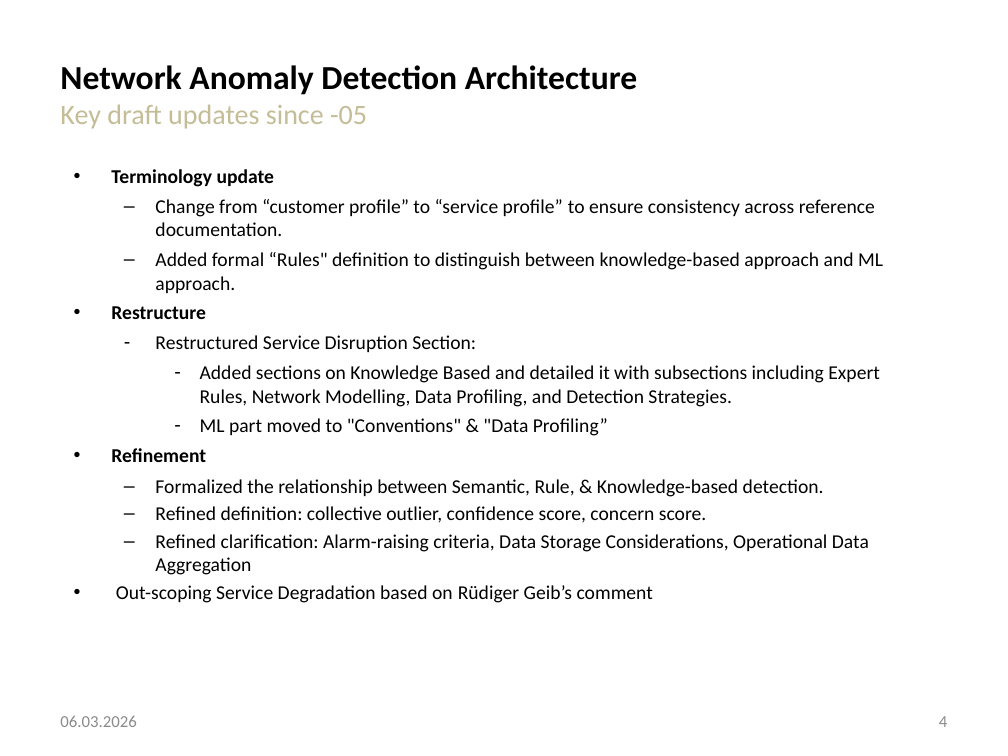
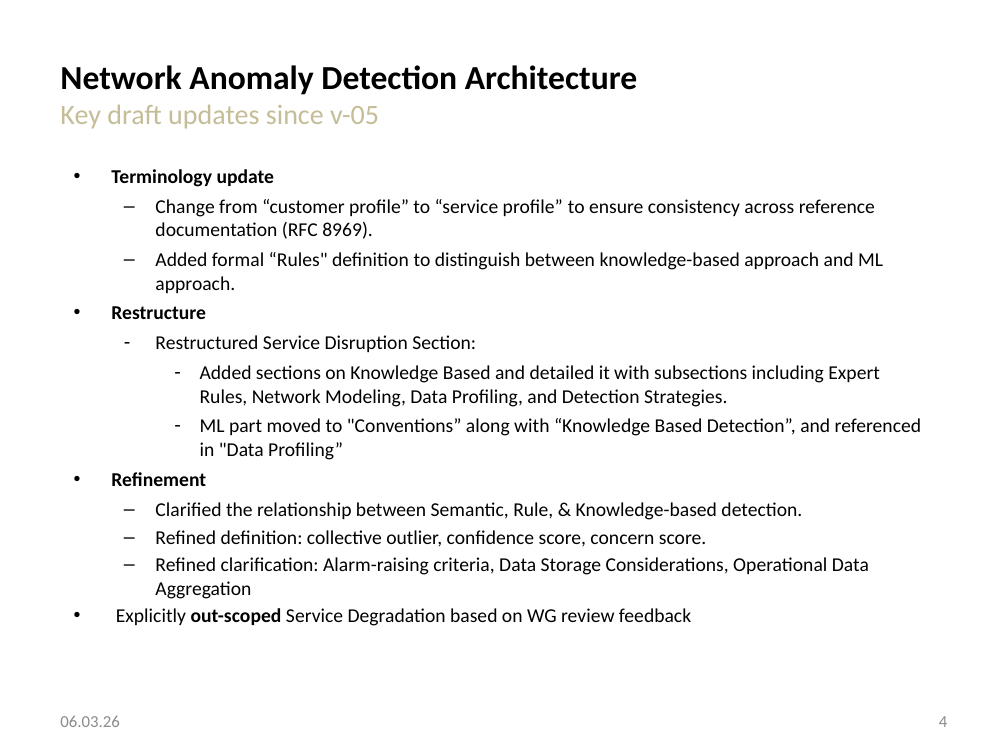
Before and after one commit to network-analytics/ietf-network-analytics-document-status, a slide deck: slide 4 of 125/NMOP/draft-ietf-nmop-network-anomaly-architecture-semantics-lifecycle.pptx. Drawn at 1008x756 pixels with LibreOffice and Linux fonts; fonts in the diff are those of the drawing. Boxes give left, top, right and bottom in pixels: in the first picture for what was removed or moved away, otherwise in the second. Text is boxed around its words. In the diff, an @@ line names an element or a change of style, - is before the commit and + after.

Commit message:
update network-anomaly-architecture-semantics-lifecycle slide deck

```diff
--- a/125/NMOP/draft-ietf-nmop-network-anomaly-architecture-semantics-lifecycle.pptx
+++ b/125/NMOP/draft-ietf-nmop-network-anomaly-architecture-semantics-lifecycle.pptx
@@ title at (60, 65, 637, 129): text changed @@
-Network Anomaly Detection Architecture
-Key draft updates since -05
+Network Anomaly Detection Architecture
+Key draft updates since v-05
@@ text at (155, 199, 875, 239): text changed @@
-  – Change from “customer profile” to “service profile” to ensure consistency across reference documentation.
+  – Change from “customer profile” to “service profile” to ensure consistency across reference documentation (RFC 8969).
@@ text at (200, 365, 921, 460): text changed @@
-    – Added sections on Knowledge Based and detailed it with subsections including Expert Rules, Network Modelling, Data Profiling, and Detection Strategies.
-    – ML part moved to "Conventions" & "Data Profiling”
+    – Added sections on Knowledge Based and detailed it with subsections including Expert Rules, Network Modeling, Data Profiling, and Detection Strategies.
+    – ML part moved to "Conventions” along with “Knowledge Based Detection”, and referenced in "Data Profiling”
@@ text at (155, 502, 802, 520): text changed @@
-  – Formalized the relationship between Semantic, Rule, & Knowledge-based detection.
+  – Clarified the relationship between Semantic, Rule, & Knowledge-based detection.
@@ text at (116, 608, 691, 626): text changed @@
-• Out-scoping Service Degradation based on Rüdiger Geib’s comment
+• Explicitly out-scoped Service Degradation based on WG review feedback
@@ text at (60, 716, 119, 727): text changed @@
-06.03.2026
+06.03.26
```
Also in this commit, not shown: 11 other slides changed, 1 other file.
